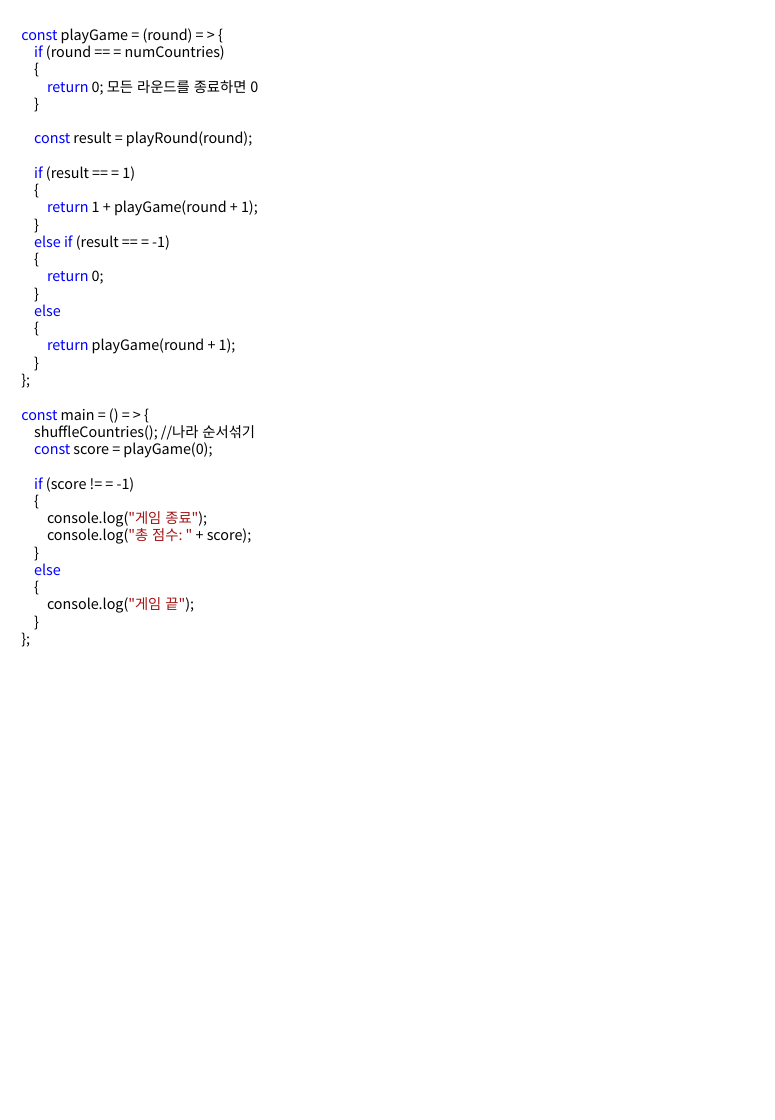
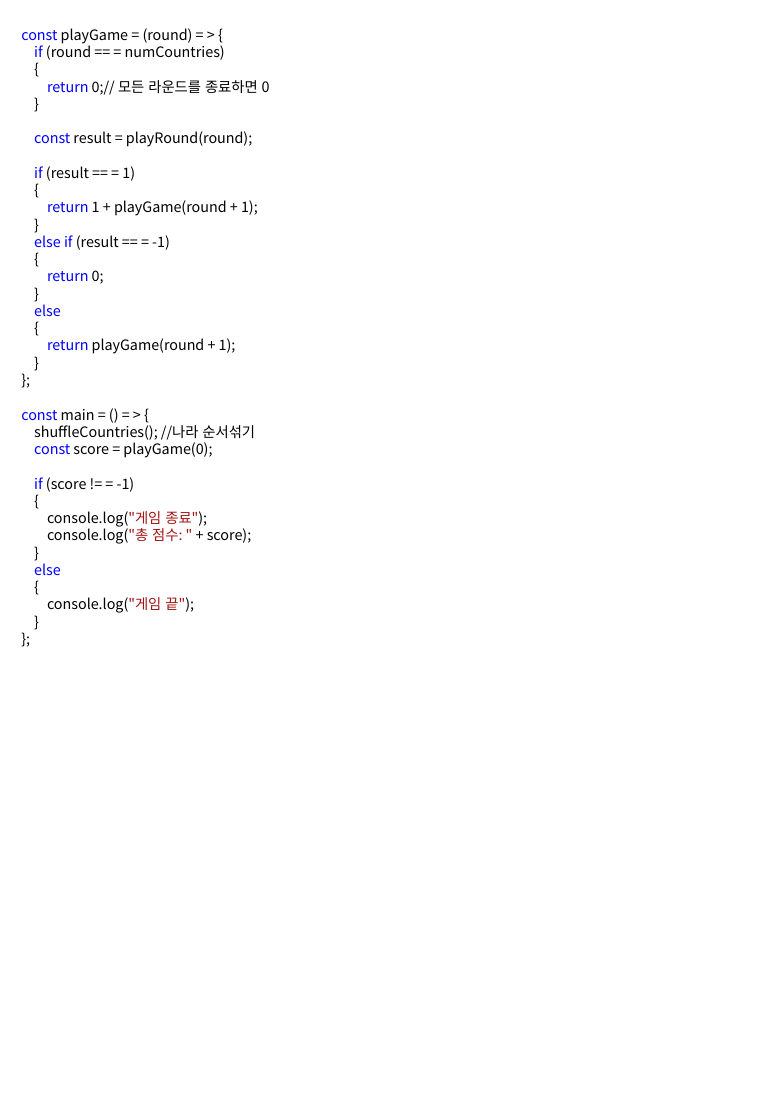
Before and after one commit to 00rok/202302-illegalstudy-JS, a slide deck: slide 8 of week2/js2주 5회차 과제/i-keeper js2주 5회차 과제.pptx. Drawn at 775x1120 pixels with LibreOffice and Linux fonts; fonts in the diff are those of the drawing. Boxes give left, top, right and bottom in pixels: in the first picture for what was removed or moved away, otherwise in the second. Text is boxed around its words. In the diff, an @@ line names an element or a change of style, - is before the commit and + after.

```diff
--- a/week2/js2주 5회차 과제/i-keeper js2주 5회차 과제.pptx
+++ b/week2/js2주 5회차 과제/i-keeper js2주 5회차 과제.pptx
@@ text at bbox=[47, 80, 270, 95]: text changed @@
-return 0; 모든 라운드를 종료하면 0
+return 0;// 모든 라운드를 종료하면 0
```
Also in this commit, not shown: 2 other files.
